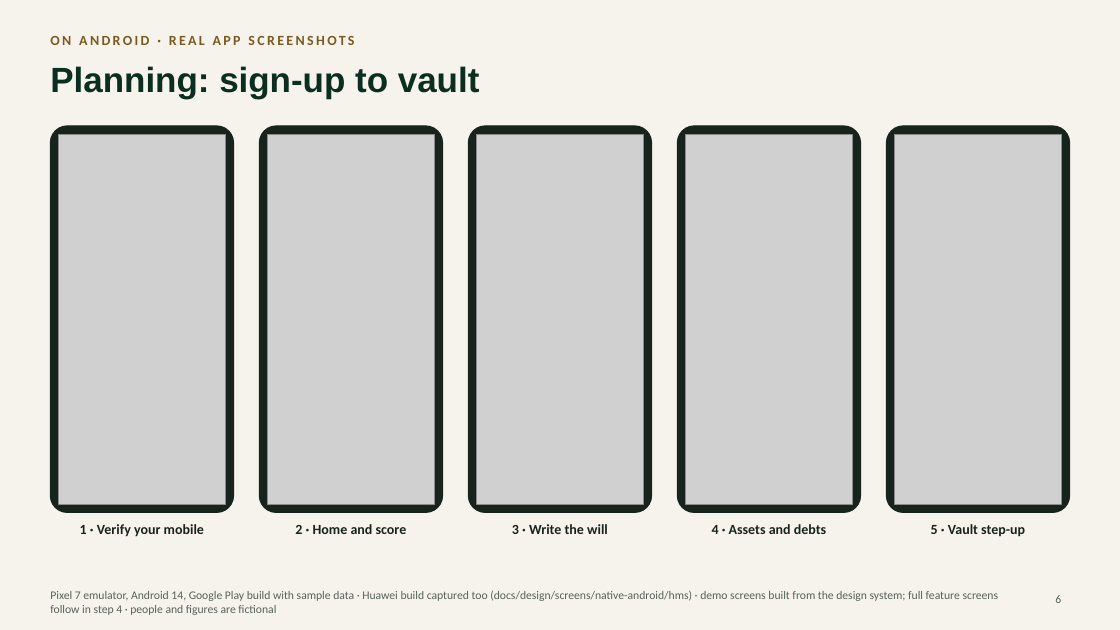
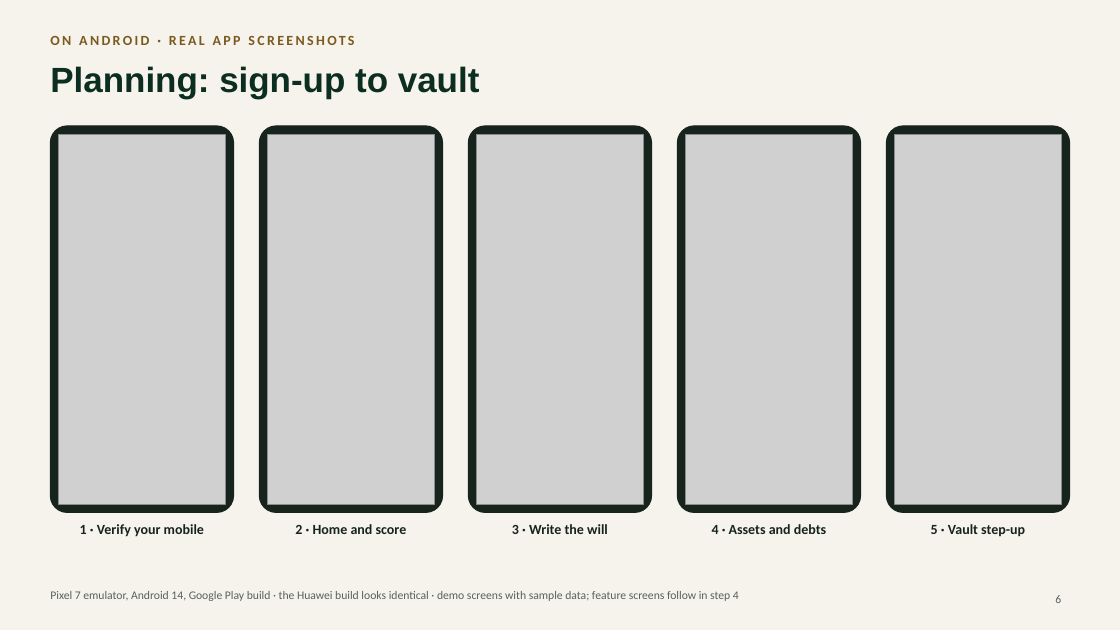
Before and after one commit to faztmobile/lifa, a slide deck: slide 6 of docs/architecture/Lifa-mobile-end-to-end.pptx. Drawn at 1120x630 pixels with LibreOffice and Linux fonts; fonts in the diff are those of the drawing; grey boxes stand for pictures. Boxes give left, top, right and bottom in pixels: in the first picture for what was removed or moved away, otherwise in the second. Text is boxed around its words. In the diff, an @@ line names an element or a change of style, - is before the commit and + after.

```diff
--- a/docs/architecture/Lifa-mobile-end-to-end.pptx
+++ b/docs/architecture/Lifa-mobile-end-to-end.pptx
@@ text at (50,591,739,601): text changed @@
-Pixel 7 emulator, Android 14, Google Play build with sample data · Huawei build captured too (docs/design/screens/native-android/hms) · demo screens built from the design system; full feature screens follow in step 4 · people and figures are fictional
+Pixel 7 emulator, Android 14, Google Play build · the Huawei build looks identical · demo screens with sample data; feature screens follow in step 4
```
Also in this commit, not shown: 3 other slides changed.
